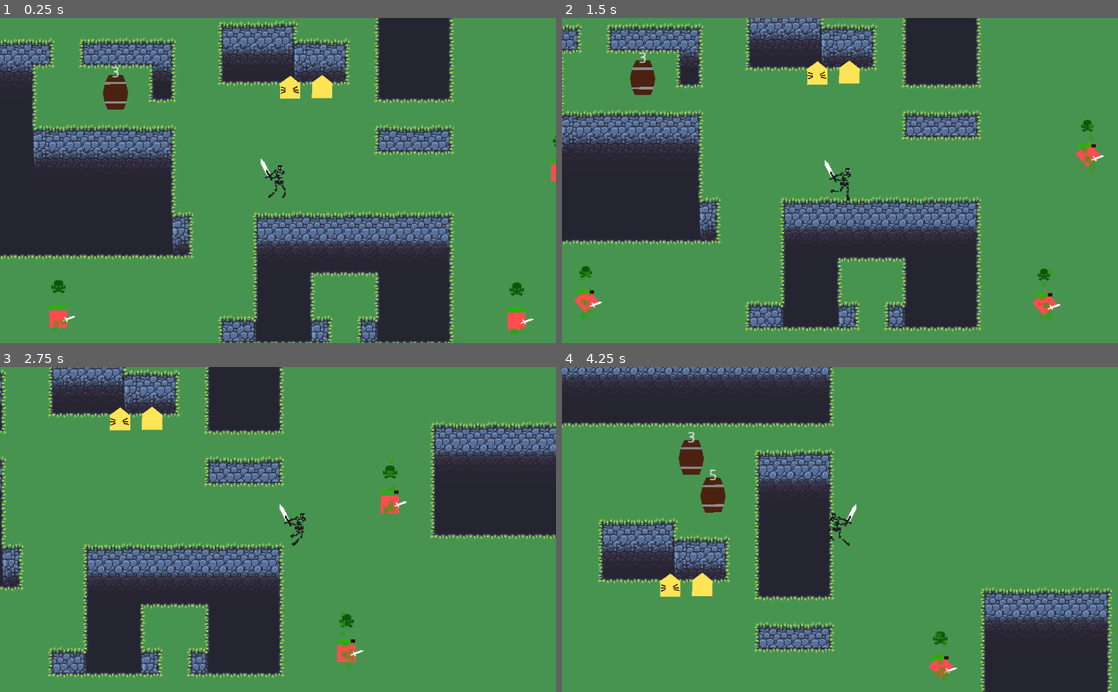
Above: before the commit, frames 1-4 (two rows, left to right).
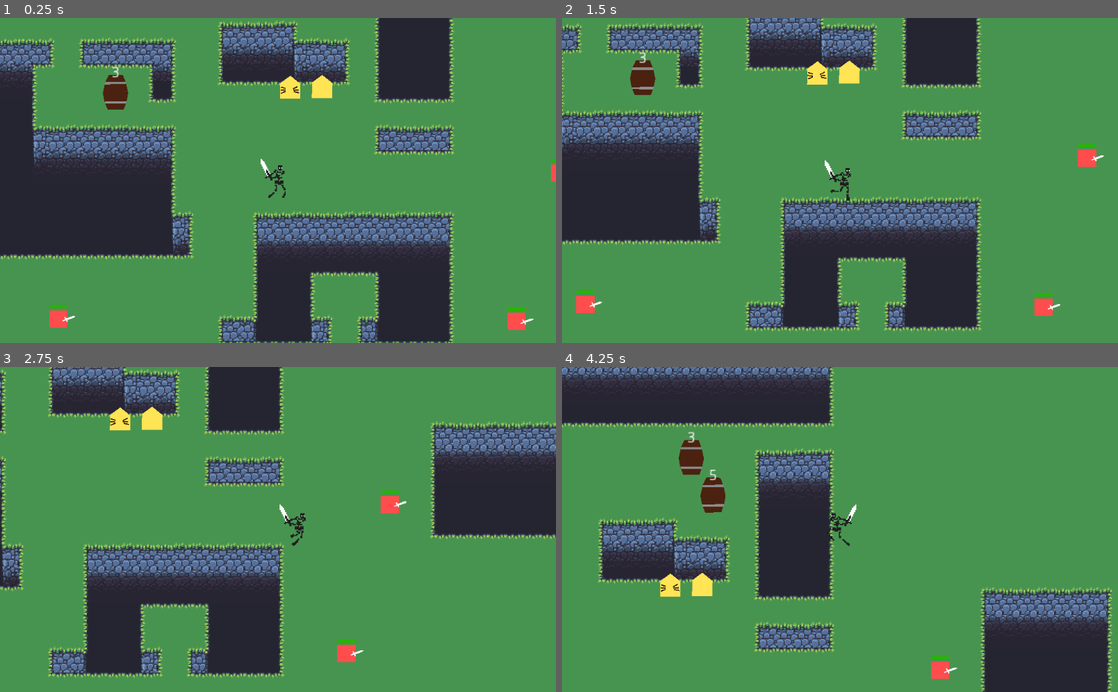
Above: after the commit, the same moments.

Repository: doorgan/godot_test
Game: Godot game, scene res://World.tscn
Two runs of this game, one before a commit and one after it. Both use one fixed random seed, a clock stepped at 60 frames per second and the inputs below.
Inputs (mouse positions are in pixels of both pictures, inside the frame that each line leads up to):
- Up to frame 1 (0.25 s): no input
- Up to frame 2 (1.5 s): move the mouse to (962, 164) at 0.52 s; hold D (ui_right) 0.53-1.28 s; tap J (attack) at 0.6 s; move the mouse to (728, 196) at 1.27 s; hold S (ui_down) from 1.28 s (still down); tap E (interact) at 1.35 s
- Up to frame 3 (2.75 s): move the mouse to (333, 458) at 2.02 s; release S (ui_down) at 2.03 s; hold D (ui_right) from 2.03 s (still down); tap U (invulnerable) at 2.1 s
- Up to frame 4 (4.25 s): move the mouse to (812, 594) at 2.77 s; release D (ui_right) at 2.78 s; hold W (ui_up) 2.78-3.53 s; tap K (roll) at 2.85 s; move the mouse to (1006, 578) at 3.52 s; hold A (ui_left) from 3.53 s (still down); tap Shift (shield) at 3.6 s

The runs differ from the first frame. In frame 1, 0.3% of the frame differs, in the area x 9-100%, y 36-98%; in frame 2, 0.7%, in the area x 2-97%, y 31-93%; in frame 3, 0.4%; in frame 4, 0.3%.

Commit message:
saving changes

Diff:
--- a/Enemy.tscn
+++ b/Enemy.tscn
@@ -9,7 +9,6 @@
 [ext_resource path="res://Stagger.gd" type="Script" id=7]
 [ext_resource path="res://Die.gd" type="Script" id=8]
 [ext_resource path="res://Hurtbox.tscn" type="PackedScene" id=9]
-[ext_resource path="res://Effects/Poison.gd" type="Script" id=10]
 
 [sub_resource type="ParticlesMaterial" id=1]
 emission_shape = 1
@@ -746,9 +745,6 @@
 
 [node name="EffectsSlot" type="Node2D" parent="."]
 
-[node name="Node2D" type="Node2D" parent="EffectsSlot"]
-script = ExtResource( 10 )
-
 [node name="Healthbar" type="ProgressBar" parent="."]
 margin_left = -7.73121
 margin_top = -20.5114
Not shown: 1 places in Enemy.tscn that only renumber resources
